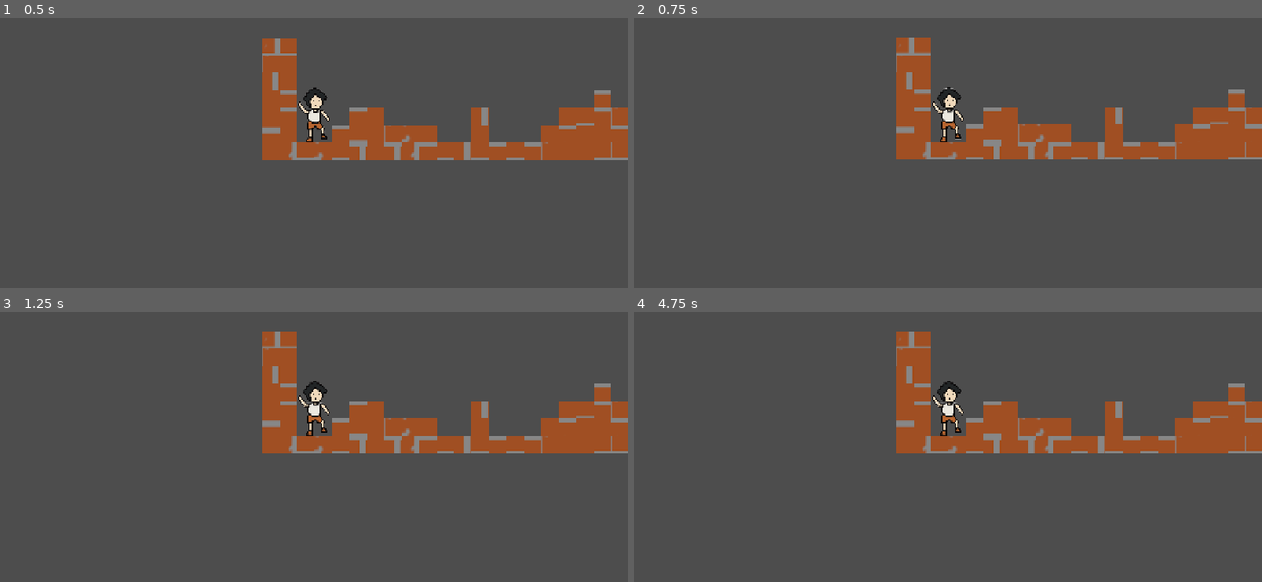
Above: before the commit, frames 1-4 (two rows, left to right).
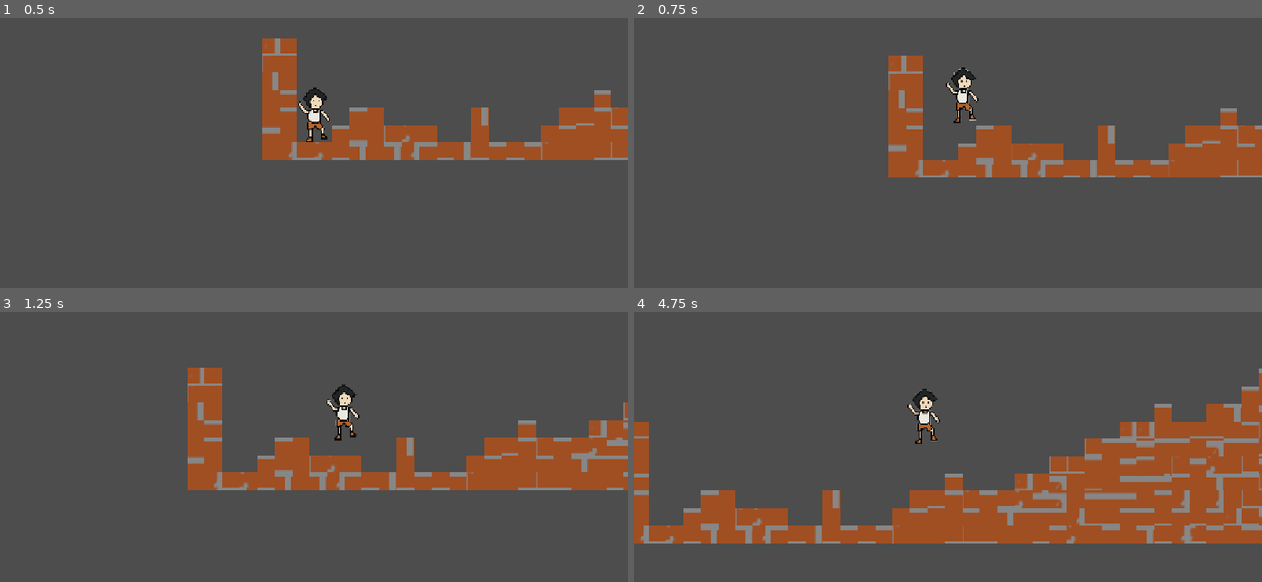
Above: after the commit, the same moments.

Repository: SukhdevThukral/platformerGame
Game: Godot game, scene res://main.tscn
The game is run twice, just before and just after one commit, with the same random seed, the same clock (stepped at 60 frames per second) and the same inputs.
Inputs (mouse positions are in pixels of both pictures, inside the frame that each line leads up to):
- Up to frame 1 (0.5 s): no input
- Up to frame 2 (0.75 s): tap Enter (ui_accept) at 0.5, 0.6 s; move the mouse to (1086, 96) at 0.52 s; hold Right (ui_right) from 0.53 s (still down); click (1086, 96) at 0.67 s
- Up to frame 3 (1.25 s): keep holding Right (ui_right); tap Enter (ui_accept) at 0.77, 1.07 s
- Up to frame 4 (4.75 s): move the mouse to (822, 425) at 1.27 s; tap Alt at 1.35, 3.6 s; tap Enter (ui_accept) at 1.52, 1.55, 1.82, 2.3, 2.85, 3.02, 3.32, 3.77, 3.8, 4.07, 4.52, 4.55 s; move the mouse to (1010, 330) at 2.02 s; release Right (ui_right) at 2.03 s; hold Left (ui_left) 2.03-2.78 s; tap Shift at 2.1, 4.35 s; move the mouse to (916, 479) at 2.77 s; hold Right (ui_right) 2.78-4.28 s; click (916, 479) at 2.92 s; move the mouse to (1136, 460) at 3.52 s; move the mouse to (759, 355) at 4.27 s; hold Left (ui_left) from 4.28 s (still down)

Frame 1 is identical in both runs. In frame 2, 11% of the frame differs, in the area x 40-100%, y 7-60%; in frame 3, 19%; in frame 4, 31%, in the area x 0-100%, y 7-86%.

Commit message:
yay had to create connections from the Area2D for when it enters the area/collides (iguess) and then it makes the text visible :D

Diff:
--- a/character_body_2d.gd
+++ b/character_body_2d.gd
@@ -11,12 +11,12 @@
 		velocity += get_gravity() * delta
 
 	# Handle jump.
-	if Input.is_action_just_pressed("jump") and is_on_floor():
+	if Input.is_action_just_pressed("ui_accept") and is_on_floor():
 		velocity.y = JUMP_VELOCITY
 
 	# Get the input direction and handle the movement/deceleration.
 	# As good practice, you should replace UI actions with custom gameplay actions.
-	var direction := Input.get_axis("left", "right")
+	var direction := Input.get_axis("ui_left", "ui_right")
 	if direction:
 		velocity.x = direction * SPEED
 	else:
--- a/main.tscn
+++ b/main.tscn
@@ -3,6 +3,7 @@
 [ext_resource type="Texture2D" uid="uid://cxt1fqdv61inl" path="res://character.svg" id="1_0xm2m"]
 [ext_resource type="Script" uid="uid://cb1up0o0ewq4u" path="res://character_body_2d.gd" id="1_h2yge"]
 [ext_resource type="Texture2D" uid="uid://b30mpdegv8mni" path="res://images.png" id="2_h2yge"]
+[ext_resource type="Script" uid="uid://p6eycwwj61wo" path="res://tile_map_layer.gd" id="4_1bvp3"]
 
 [sub_resource type="RectangleShape2D" id="RectangleShape2D_mti6b"]
 size = Vector2(61, 105)
@@ -1217,8 +1218,8 @@
 physics_layer_0/collision_layer = 1
 sources/2 = SubResource("TileSetAtlasSource_0xm2m")
 
-[sub_resource type="RectangleShape2D" id="RectangleShape2D_4kxuq"]
-size = Vector2(69, 602)
+[sub_resource type="RectangleShape2D" id="RectangleShape2D_mm1bc"]
+size = Vector2(32.25, 299.25)
 
 [node name="Node" type="Node" unique_id=1045216567]
 
@@ -1242,10 +1243,22 @@
 scale = Vector2(2, 2)
 tile_map_data = PackedByteArray("AAAAABMAAgAFAAAAAAABABMAAgACAAEAAAACABMAAgAAAAAAAAADABMAAgABAAEAAAAEABMAAgACAAIAAAAEAB …(4864 unchanged characters)…
 tile_set = SubResource("TileSet_mti6b")
-
-[node name="StaticBody2D" type="StaticBody2D" parent="." unique_id=406250416]
-position = Vector2(170, 161)
-
-[node name="CollisionShape2D" type="CollisionShape2D" parent="StaticBody2D" unique_id=319295343]
-position = Vector2(1749.5, 139)
-shape = SubResource("RectangleShape2D_4kxuq")
+script = ExtResource("4_1bvp3")
+
+[node name="Area2D" type="Area2D" parent="TileMapLayer" unique_id=1966565744]
+position = Vector2(958, 162.5)
+
+[node name="CollisionShape2D" type="CollisionShape2D" parent="TileMapLayer/Area2D" unique_id=1176224065]
+position = Vector2(1.5, -12)
+shape = SubResource("RectangleShape2D_mm1bc")
+
+[node name="Label" type="Label" parent="TileMapLayer" unique_id=1569663776]
+visible = false
+offset_left = 851.5
+offset_top = 209.0
+offset_right = 918.5
+offset_bottom = 232.0
+text = "hello sar"
+
+[connection signal="body_entered" from="TileMapLayer/Area2D" to="TileMapLayer" method="_on_area_2d_body_entered"]
+[connection signal="body_exited" from="TileMapLayer/Area2D" to="TileMapLayer" method="_on_area_2d_body_exited"]
--- /dev/null
+++ b/tile_map_layer.gd
@@ -0,0 +1,12 @@
+extends TileMapLayer
+
+func _ready() -> void:
+	$Label.hide()
+
+func _on_area_2d_body_entered(body: Node2D) -> void:
+	if body is CharacterBody2D:
+		$Label.show()
+
+func _on_area_2d_body_exited(body: Node2D) -> void:
+	if body is CharacterBody2D:
+		$Label.hide()
Not shown, added: tile_map_layer.gd.uid
